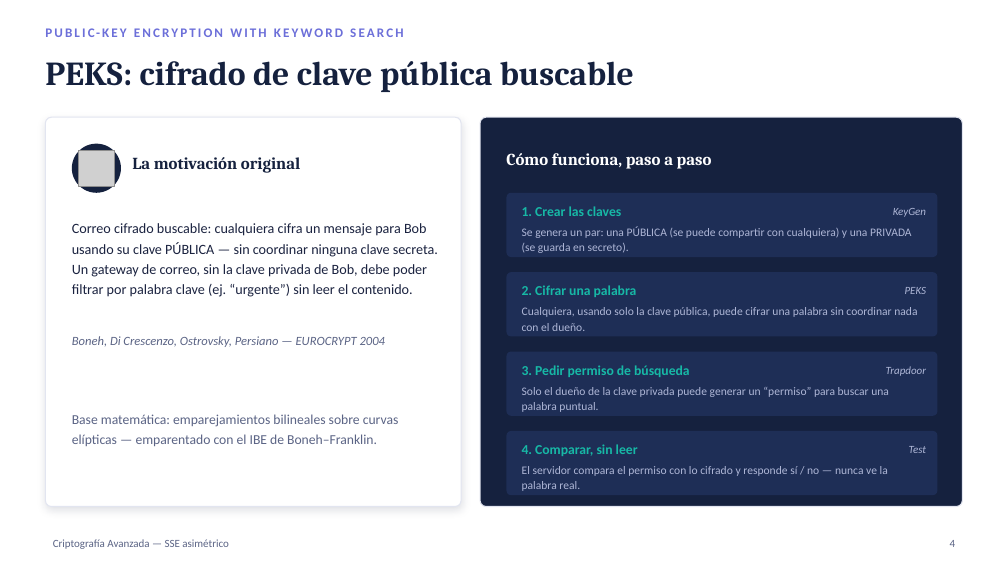
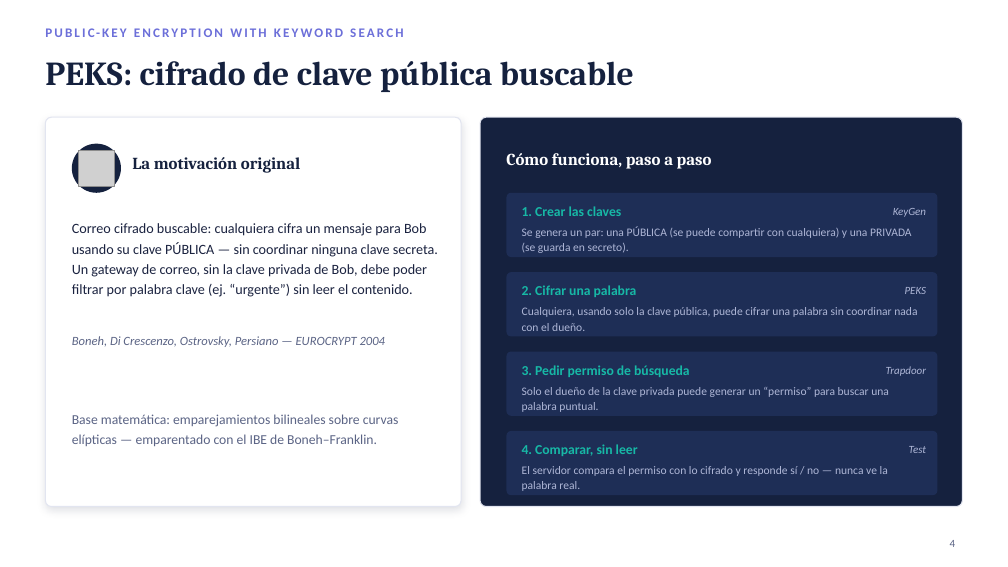
Before and after one commit to hernan2292/resumenes-maestria-en-ciberdefensa, a slide deck: slide 4 of Criptografia Avanzada/sse_cifrado_asimetrico.pptx. Drawn at 1008x567 pixels with LibreOffice and Linux fonts; fonts in the diff are those of the drawing; grey boxes stand for pictures. Boxes give left, top, right and bottom in pixels: in the first picture for what was removed or moved away, otherwise in the second. Text is boxed around its words. In the diff, an @@ line names an element or a change of style, - is before the commit and + after.

```diff
--- a/Criptografia Avanzada/sse_cifrado_asimetrico.pptx
+++ b/Criptografia Avanzada/sse_cifrado_asimetrico.pptx
@@ text removed at (x1=53, y1=539, x2=229, y2=549) @@
-Criptografía Avanzada — SSE asimétrico
```
Also in this commit, not shown: 10 other slides changed, 1 other file.
